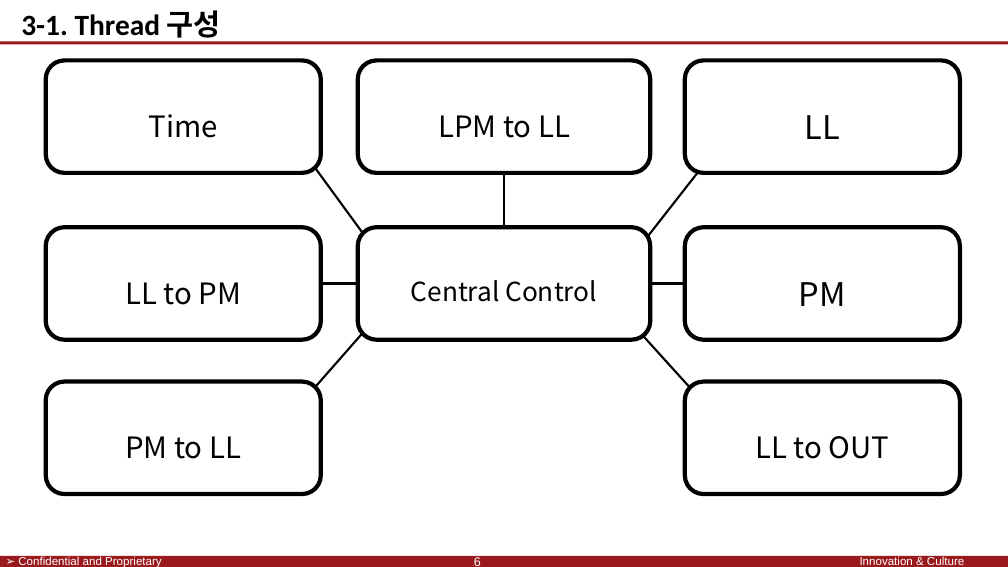
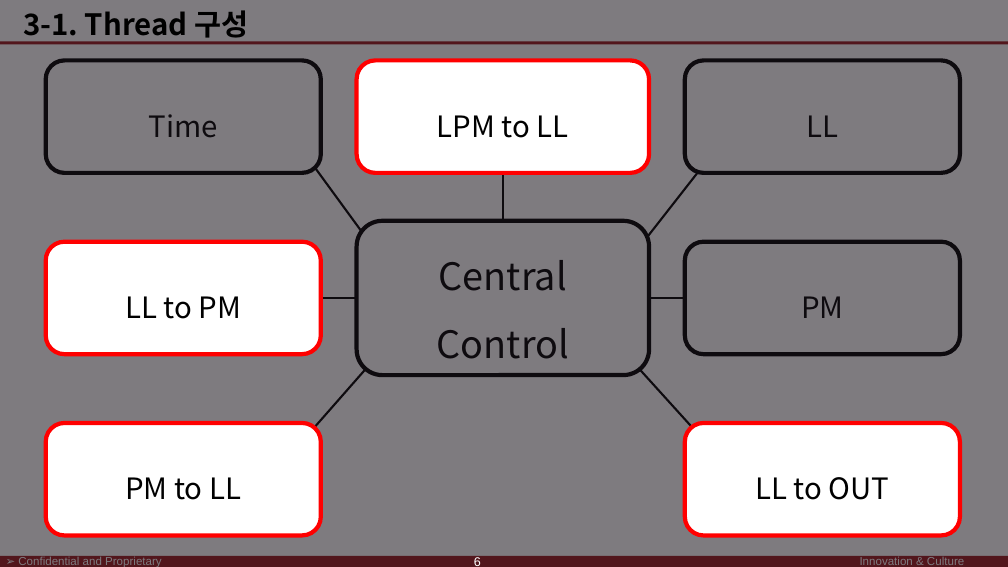
Before and after one commit to SaintSeong/JusungProject, a slide deck: slide 9 of A조 발표/A조 발표.pptx (slide 10 before the commit). Drawn at 1008x567 pixels with LibreOffice and Linux fonts; fonts in the diff are those of the drawing; background and template pictures are left out. Boxes give left, top, right and bottom in pixels: in the first picture for what was removed or moved away, otherwise in the second. Text is boxed around its words. In the diff, an @@ line names an element or a change of style, - is before the commit and + after.

```diff
--- a/A조 발표/A조 발표.pptx
+++ b/A조 발표/A조 발표.pptx
@@ rectangle added at bbox=[0, 0, 1008, 567], fill #1A141C at 56% opacity, outline #000000 0.75 pt @@
@@ text "3-1. Thread 구성" at bbox=[23, 10, 248, 43]: font Calibri to Noto Sans CJK KR; alignment centre to left @@
@@ rounded rectangle "LL" at bbox=[685, 60, 960, 173]: size 31 to 28 pt @@
@@ line moved from (504, 228) - (504, 173) to (503, 221) - (503, 173) @@
@@ rounded rectangle "Central Control": place and size @@
-rounded rectangle "Central Control" at bbox=[358, 228, 650, 340]
+rounded rectangle "Central Control" at bbox=[357, 221, 650, 375]
@@ rounded rectangle "Central Control" at bbox=[357, 221, 650, 375]: size 25 to 36 pt @@
@@ rounded rectangle "PM" at bbox=[685, 242, 960, 355]: size 31 to 28 pt @@
@@ 2 rounded rectangles, 2 lines: place and size @@
-2 rounded rectangles, 2 lines at bbox=[45, 228, 960, 340]
+2 rounded rectangles, 2 lines at bbox=[45, 242, 960, 355]
@@ 2 rounded rectangles, 2 lines: place and size @@
-2 rounded rectangles, 2 lines at bbox=[45, 323, 960, 495]
+2 rounded rectangles, 2 lines at bbox=[45, 361, 960, 535]
@@ outline #000000 4 pt to #FF0000 4 pt in 4 elements at bbox=[357, 60, 650, 173], bbox=[45, 242, 321, 355], bbox=[45, 423, 321, 535], bbox=[685, 423, 960, 535] @@
```
Also in this commit, not shown: 15 other slides changed, 1 slide added, 4 slides removed.
